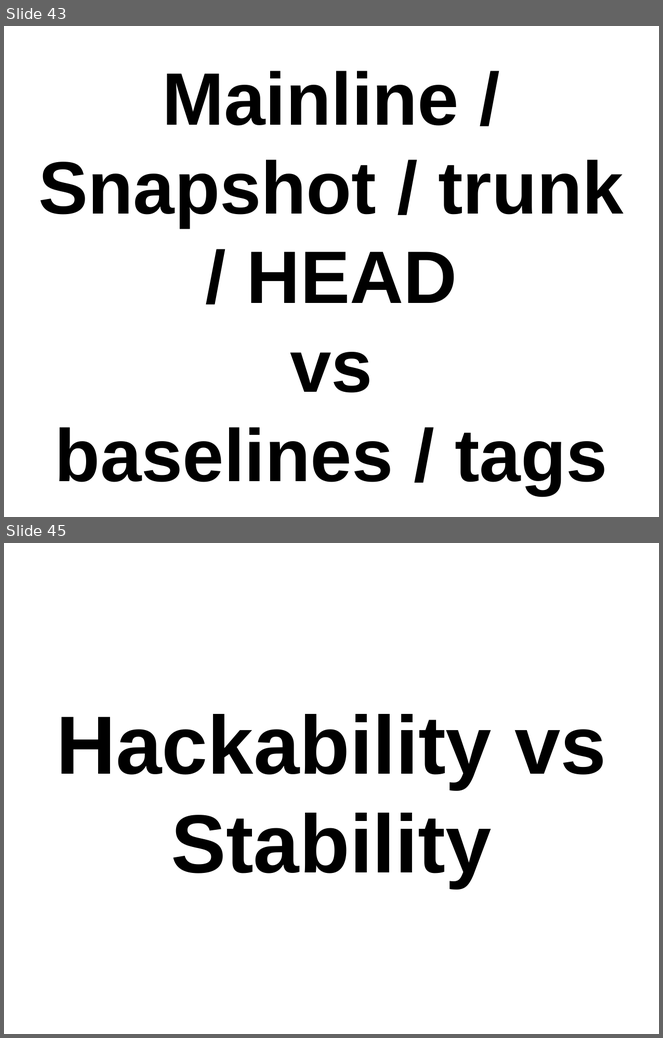
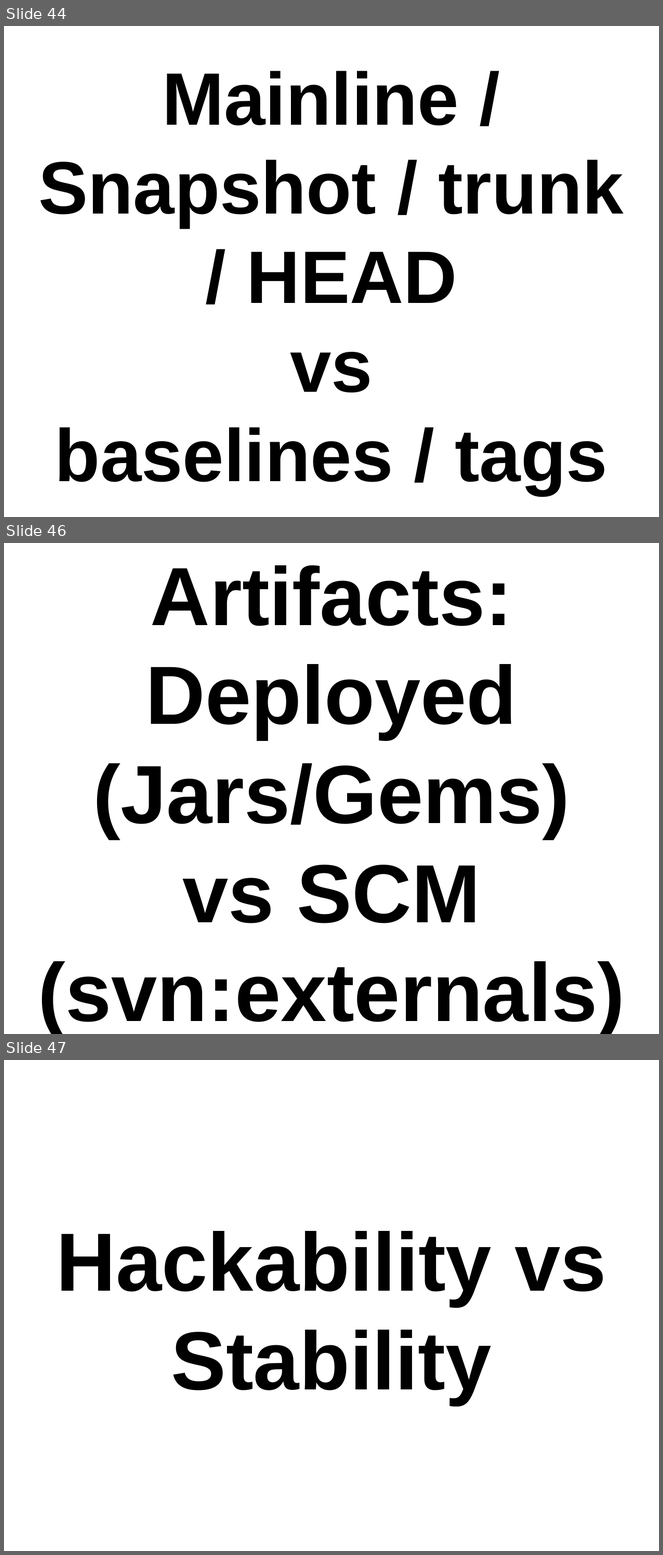
Before and after one commit to thewoolleyman/ci_for_the_rails_guy_or_gal, a slide deck: presentation/ci_for_the_web_2.0_guy_or_gal.odp. Shown one above the other, each under a label of ours: slides 43 and 45 before the commit, slides 44, 46 and 47 after it; the slides between them are not shown. The pictures are 663x1038 and 663x1555 pixels, drawn with LibreOffice and Linux fonts; fonts in the diff are those of the drawing. Boxes give left, top, right and bottom in pixels: in the first picture for what was removed or moved away, otherwise in the second. Text is boxed around its words. In the diff, an @@ line names an element or a change of style, - is before the commit and + after.

```diff
--- a/presentation/ci_for_the_web_2.0_guy_or_gal.odp
+++ b/presentation/ci_for_the_web_2.0_guy_or_gal.odp
@@ slide 46 added at (x1=4, y1=543, x2=659, y2=1034), background #FFFFFF @@
@@ title added at (x1=38, y1=565, x2=625, y2=1034), 100 pt, text #000000, bold @@
+Artifacts:
+Deployed (Jars/Gems) vs SCM (svn:externals)
@@ what was slide 43 is now slide 44 @@
@@ what was slide 45 is now slide 47 @@
```
Also in this commit, not shown: 5 slides changed, 1 other slide added.
